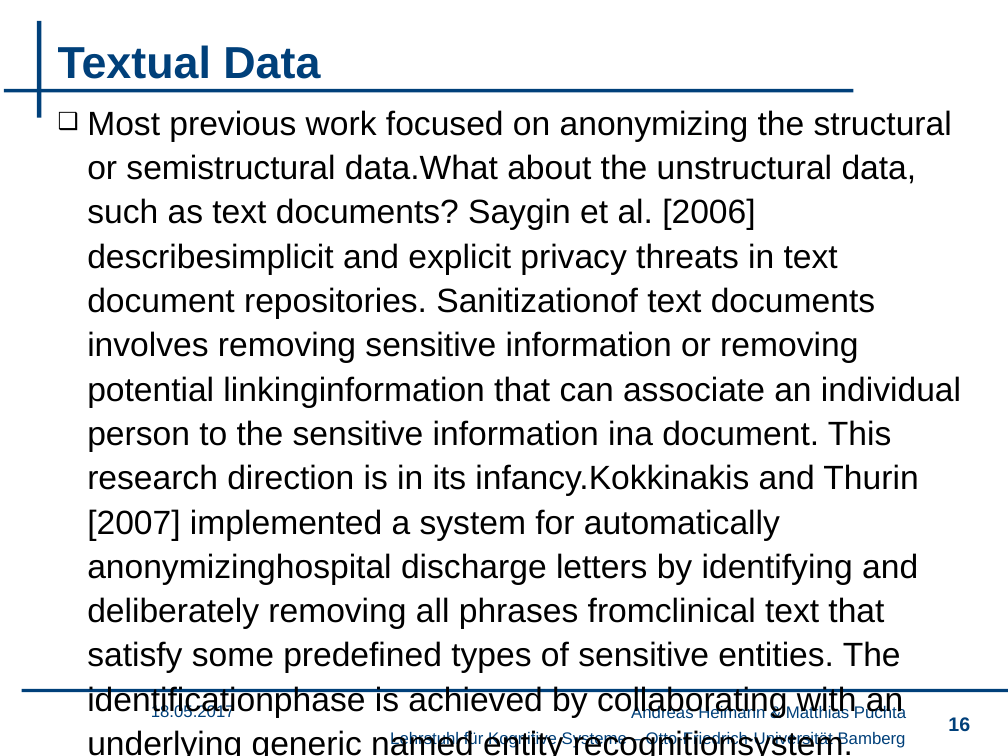
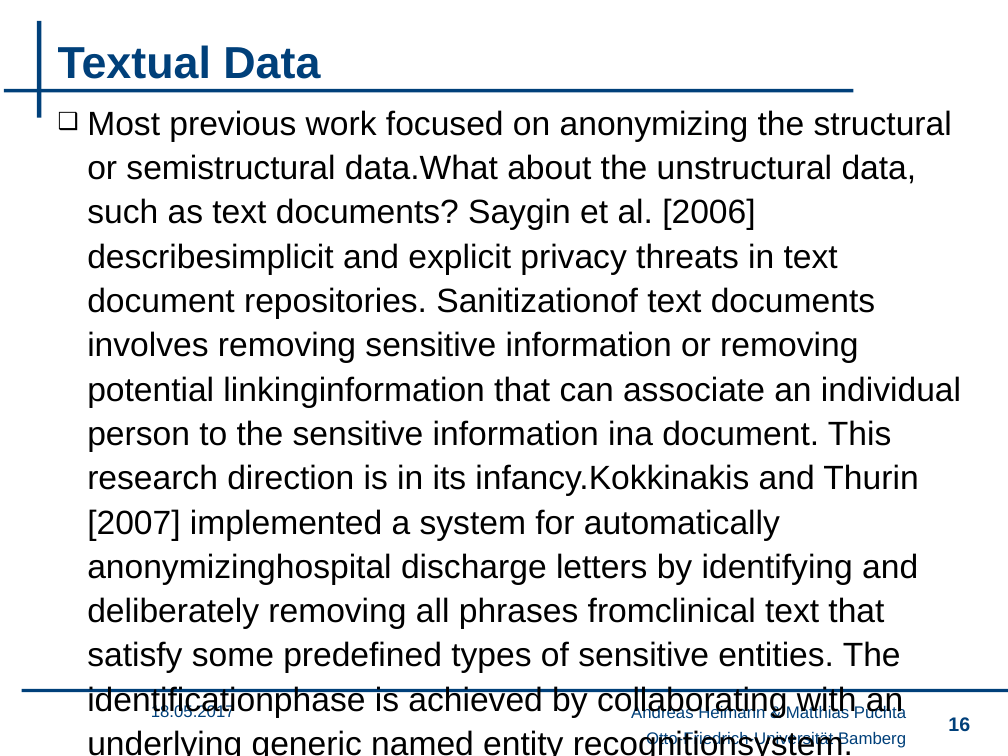
Before and after one commit to wsgan001/PSI-MSem, a slide deck: slide 16 of presentation/sicherheits.pptx. Drawn at 1008x756 pixels with LibreOffice and Linux fonts; fonts in the diff are those of the drawing; background and template pictures are left out. Boxes give left, top, right and bottom in pixels: in the first picture for what was removed or moved away, otherwise in the second. Text is boxed around its words. In the diff, an @@ line names an element or a change of style, - is before the commit and + after.

```diff
--- a/presentation/sicherheits.pptx
+++ b/presentation/sicherheits.pptx
@@ text at [646, 730, 906, 748]: text changed @@
-Lehrstuhl für Kognitive Systeme – Otto-Friedrich-Universität Bamberg
+Otto-Friedrich-Universität Bamberg
```
Also in this commit, not shown: 23 other slides changed, 3 other files.
